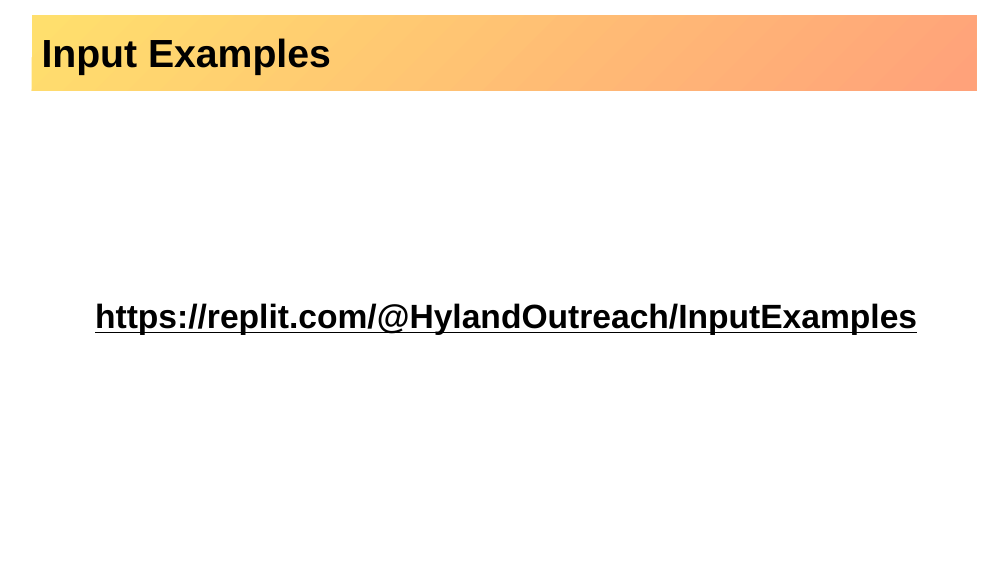
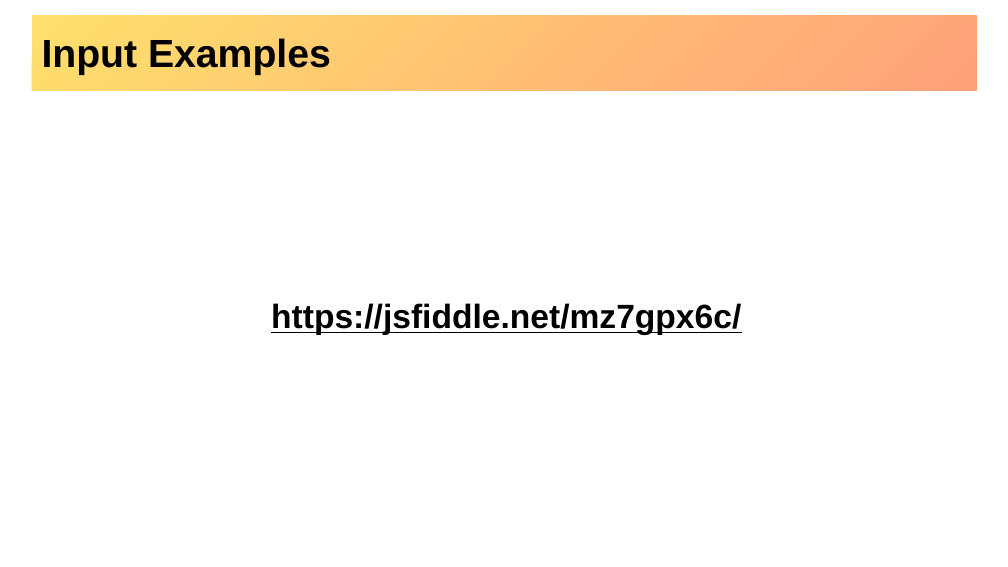
Before and after one commit to hytechclub/web-101, a slide deck: slide 15 of Week03/MoreHtmlElements.pptx. Drawn at 1008x567 pixels with LibreOffice and Linux fonts; fonts in the diff are those of the drawing; background and template pictures are left out. Boxes give left, top, right and bottom in pixels: in the first picture for what was removed or moved away, otherwise in the second. Text is boxed around its words. In the diff, an @@ line names an element or a change of style, - is before the commit and + after.

Commit message:
powerpoints use jsfiddle instead of others

```diff
--- a/Week03/MoreHtmlElements.pptx
+++ b/Week03/MoreHtmlElements.pptx
@@ text at bbox=[271, 303, 741, 335]: text changed @@
-https://replit.com/@HylandOutreach/InputExamples
+https://jsfiddle.net/mz7gpx6c/
```
Also in this commit, not shown: 2 other slides changed, 6 other files.
